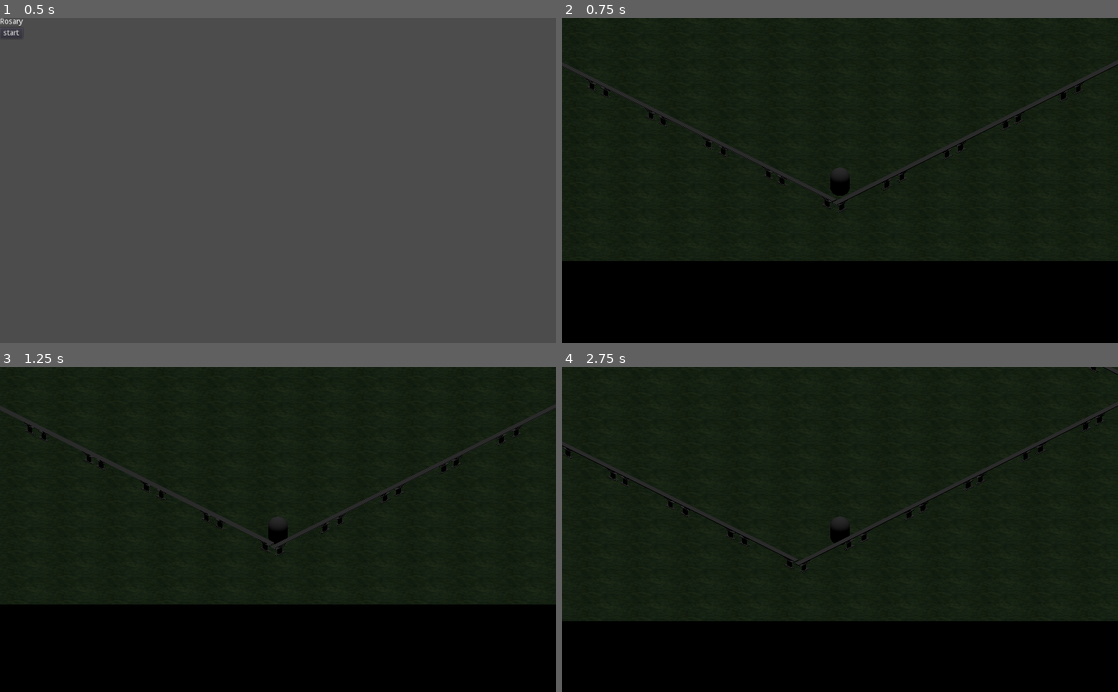
Above: before the commit, frames 1-4 (two rows, left to right).
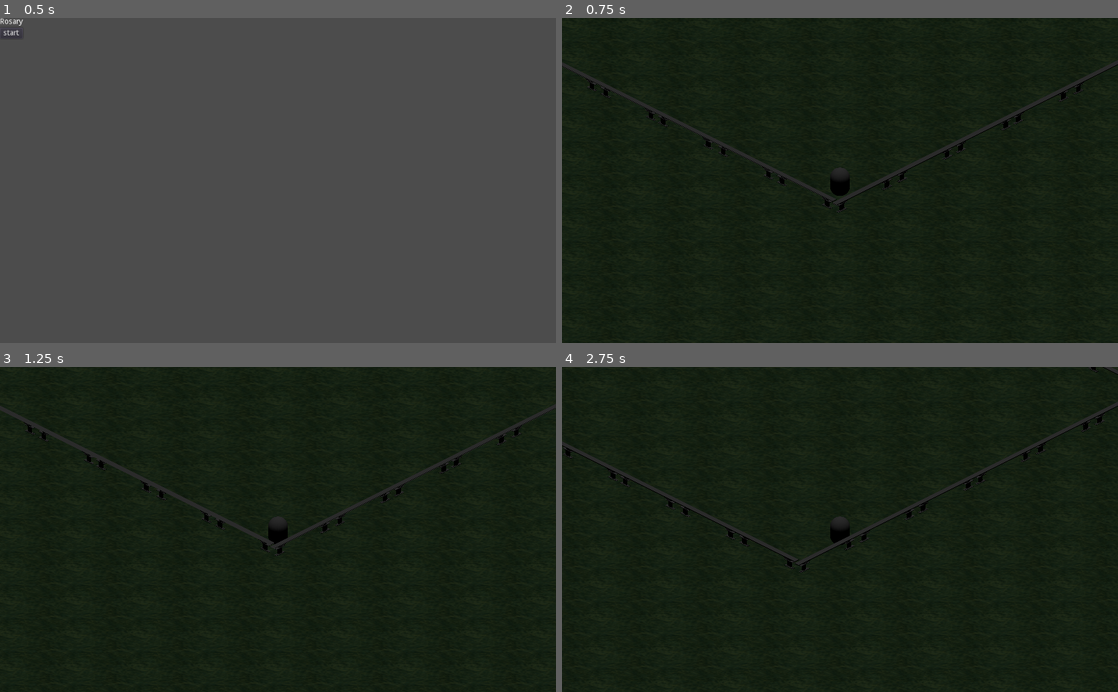
Above: after the commit, the same moments.

Repository: Actual-Heathen/Rosary
Game: Godot game, scene res://scenes/title.tscn
The game is run twice, just before and just after one commit, with the same random seed, the same clock (stepped at 60 frames per second) and the same inputs.
Inputs:
- Up to frame 1 (0.5 s): no input
- Up to frame 2 (0.75 s): click "start" at 0.5 s
- Up to frame 3 (1.25 s): no input
- Up to frame 4 (2.75 s): tap Enter at 1.25 s; hold D (right) 1.28-2.03 s; tap Space (boost) at 1.35 s; hold S (back) from 2.03 s (still down); tap M (monster) at 2.1 s

Frame 1 is identical in both runs. In frame 2, 25% of the frame differs, in the area x 0-100%, y 74-100%; in frame 3, 27%, in the area x 0-100%, y 73-100%; in frame 4, 22%.

Commit message:
fixed dep and edge in sight

Diff:
--- a/scenes/garden.tscn
+++ b/scenes/garden.tscn
@@ -4,7 +4,6 @@
 [ext_resource path="res://prefabs/scene_loader.tscn" type="PackedScene" id=2]
 [ext_resource path="res://textures/T_Grass.jpg" type="Texture" id=3]
 [ext_resource path="res://prefabs/Arch.tscn" type="PackedScene" id=4]
-
 
 [sub_resource type="Environment" id=1]
 background_mode = 2
@@ -15,7 +14,8 @@
 params_diffuse_mode = 4
 params_specular_mode = 3
 albedo_texture = ExtResource( 3 )
-uv1_scale = Vector3( 20, 20, 20 )
+uv1_scale = Vector3( 30, 30, 30 )
+uv1_offset = Vector3( 5, 2, 0 )
 
 [sub_resource type="BoxShape" id=4]
 extents = Vector3( 60.4581, 1, 42.0321 )
@@ -115,7 +115,7 @@
 transform = Transform( 20, 0, 0, 0, -2.18557e-07, 5, 0, -5, -2.18557e-07, 11.2383, 0.0760365, 35.6289 )
 
 [node name="floor" type="StaticBody" parent="."]
-transform = Transform( 0.707107, 0, 0.707107, 0, 1, 0, -0.707107, 0, 0.707107, -2.67133, 0, 25.1465 )
+transform = Transform( 1.41421, 0, 1.41421, 0, 1, 0, -1.41421, 0, 1.41421, -2.67133, 0, 25.1465 )
 
 [node name="ground" type="CSGMesh" parent="floor"]
 transform = Transform( 35.3553, 0, 35.3553, 0, 10, 0, -35.3553, 0, 35.3553, 0, 0, 0 )
